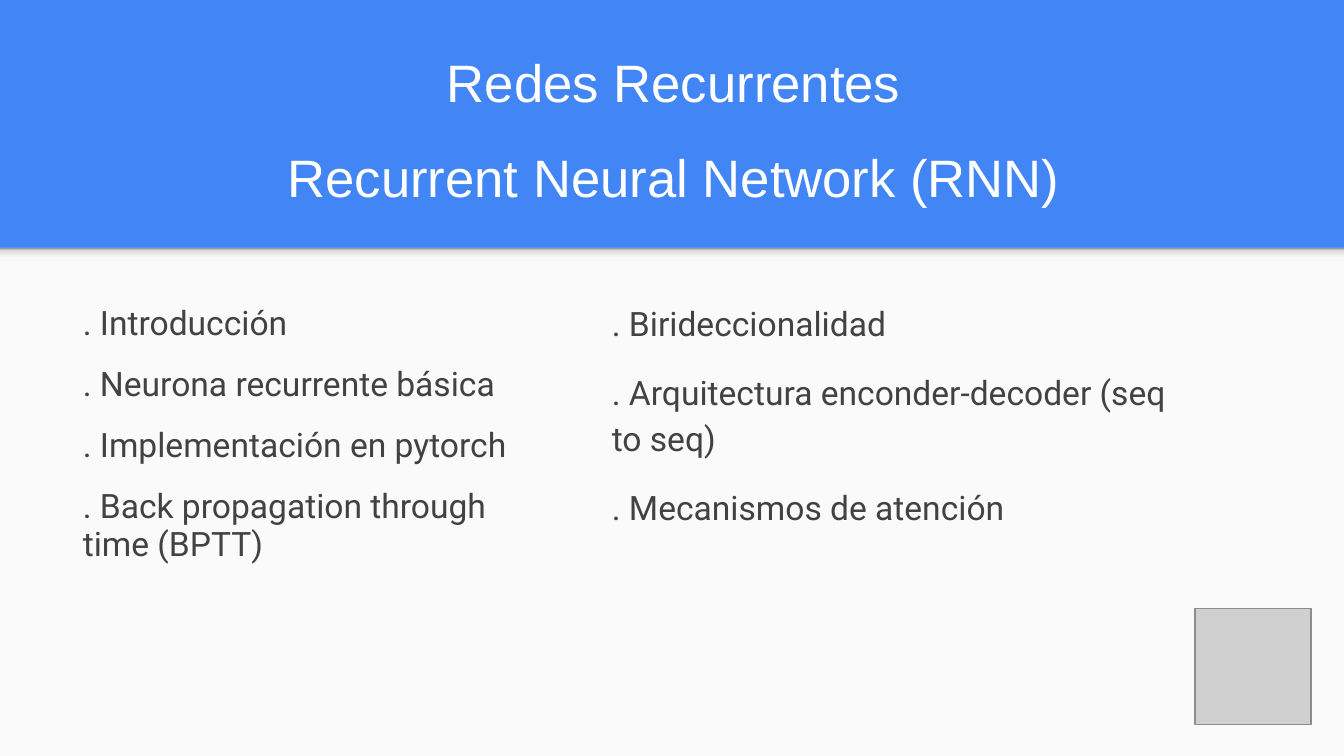
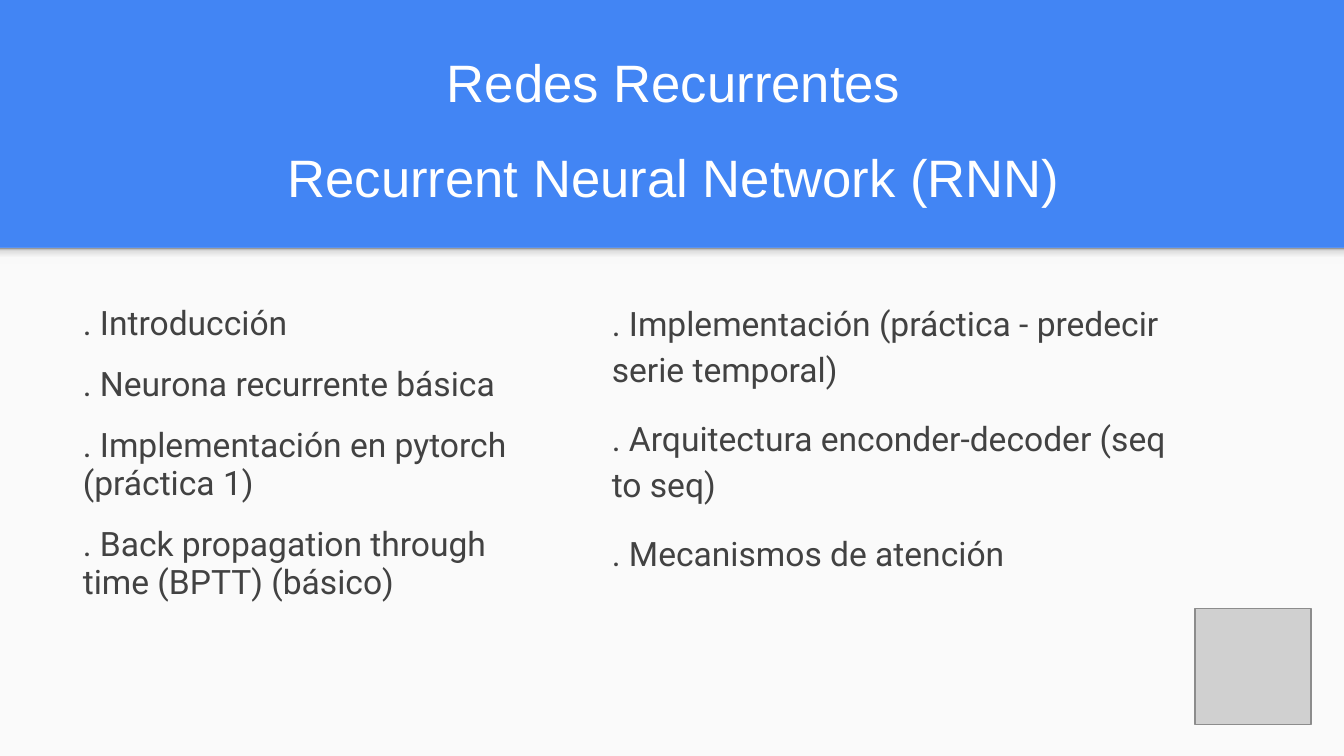
Before and after one commit to FIUBA-Posgrado-Inteligencia-Artificial/aprendizaje_profundo, a slide deck: slide 2 of clase_6/teoria/Clase_6.pptx. Drawn at 1344x756 pixels with LibreOffice and Linux fonts; fonts in the diff are those of the drawing; grey boxes stand for pictures. Boxes give left, top, right and bottom in pixels: in the first picture for what was removed or moved away, otherwise in the second. Text is boxed around its words. In the diff, an @@ line names an element or a change of style, - is before the commit and + after.

```diff
--- a/clase_6/teoria/Clase_6.pptx
+++ b/clase_6/teoria/Clase_6.pptx
@@ text at (612,309,1159,390): text changed @@
-. Birideccionalidad
+. Implementación (práctica - predecir serie temporal)
@@ text at (83,432,507,602): text changed @@
-. Implementación en pytorch
-. Back propagation through time (BPTT)
+. Implementación en pytorch (práctica 1)
+. Back propagation through time (BPTT) (básico)
```
Also in this commit, not shown: 1 other slide changed, 2 slides added, 1 other file.
